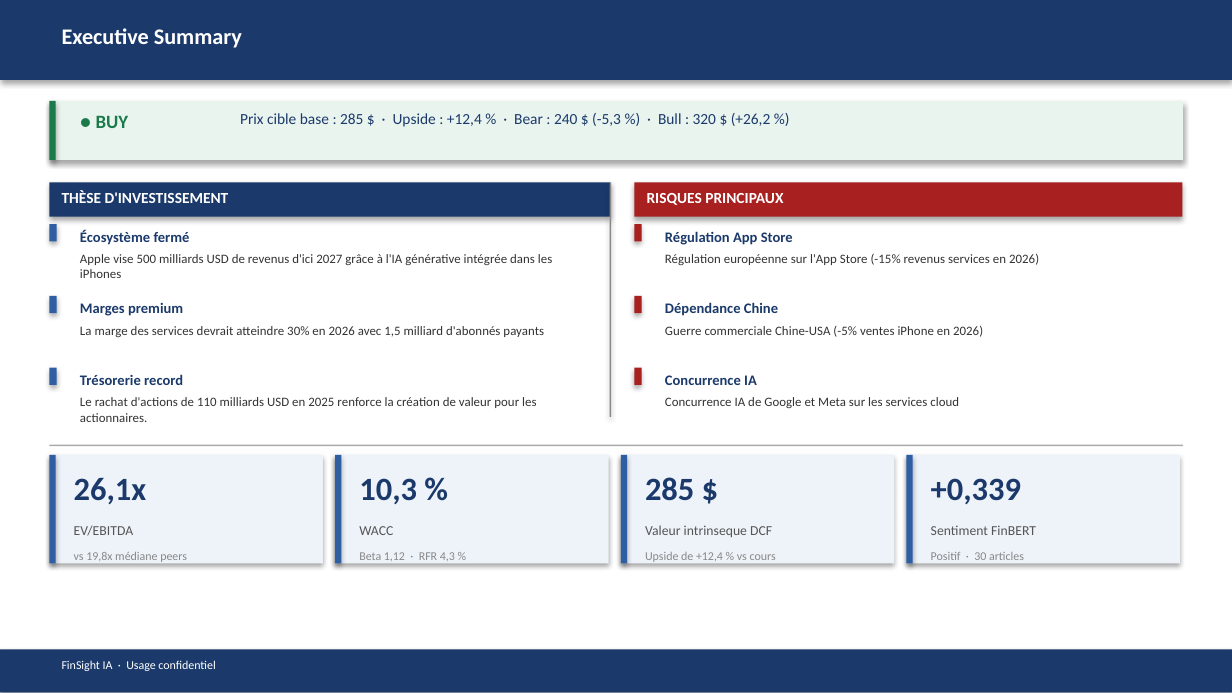
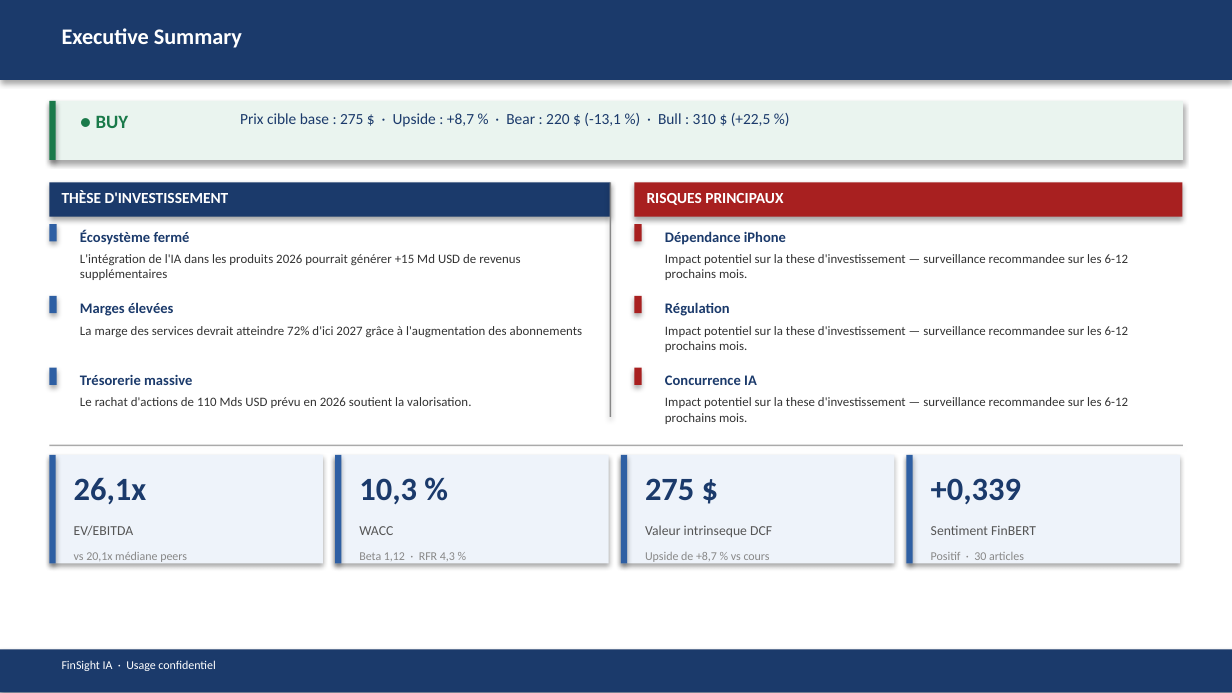
Before and after one commit to baptistejeh07-art/finsight-ia, a slide deck: slide 2 of preview/AAPL/AAPL_pitchbook.pptx. Drawn at 1232x693 pixels with LibreOffice and Linux fonts; fonts in the diff are those of the drawing. Boxes give left, top, right and bottom in pixels: in the first picture for what was removed or moved away, otherwise in the second. Text is boxed around its words. In the diff, an @@ line names an element or a change of style, - is before the commit and + after.

```diff
--- a/preview/AAPL/AAPL_pitchbook.pptx
+++ b/preview/AAPL/AAPL_pitchbook.pptx
@@ text at (x1=240, y1=113, x2=771, y2=127): text changed @@
-Prix cible base : 285 $ · Upside : +12,4 % · Bear : 240 $ (-5,3 %) · Bull : 320 $ (+26,2 %)
+Prix cible base : 275 $ · Upside : +8,7 % · Bear : 220 $ (-13,1 %) · Bull : 310 $ (+22,5 %)
@@ text at (x1=665, y1=231, x2=786, y2=245): text changed @@
-Régulation App Store
+Dépendance iPhone
@@ text at (x1=80, y1=254, x2=520, y2=280): text changed @@
-Apple vise 500 milliards USD de revenus d'ici 2027 grâce à l'IA générative intégrée dans les iPhones
+L'intégration de l'IA dans les produits 2026 pourrait générer +15 Md USD de revenus supplémentaires
@@ text at (x1=665, y1=254, x2=1129, y2=280): text changed @@
-Régulation européenne sur l'App Store (-15% revenus services en 2026)
+Impact potentiel sur la these d'investissement — surveillance recommandee sur les 6-12 prochains mois.
@@ text at (x1=80, y1=302, x2=173, y2=316): text changed @@
-Marges premium
+Marges élevées
@@ text at (x1=80, y1=326, x2=583, y2=337): text changed @@
-La marge des services devrait atteindre 30% en 2026 avec 1,5 milliard d'abonnés payants
+La marge des services devrait atteindre 72% d'ici 2027 grâce à l'augmentation des abonnements
@@ text at (x1=665, y1=302, x2=730, y2=316): text changed @@
-Dépendance Chine
+Régulation
@@ text at (x1=665, y1=326, x2=1129, y2=352): text changed @@
-Guerre commerciale Chine-USA (-5% ventes iPhone en 2026)
+Impact potentiel sur la these d'investissement — surveillance recommandee sur les 6-12 prochains mois.
@@ text at (x1=80, y1=375, x2=192, y2=385): text changed @@
-Trésorerie record
+Trésorerie massive
@@ text at (x1=80, y1=397, x2=471, y2=408): text changed @@
-Le rachat d'actions de 110 milliards USD en 2025 renforce la création de valeur pour les actionnaires.
+Le rachat d'actions de 110 Mds USD prévu en 2026 soutient la valorisation.
@@ text at (x1=665, y1=397, x2=1129, y2=424): text changed @@
-Concurrence IA de Google et Meta sur les services cloud
+Impact potentiel sur la these d'investissement — surveillance recommandee sur les 6-12 prochains mois.
@@ text at (x1=645, y1=478, x2=694, y2=500): text changed @@
-285 $
+275 $
@@ text at (x1=74, y1=552, x2=187, y2=564): text changed @@
-vs 19,8x médiane peers
+vs 20,1x médiane peers
@@ text at (x1=645, y1=552, x2=770, y2=564): text changed @@
-Upside de +12,4 % vs cours
+Upside de +8,7 % vs cours
```
Also in this commit, not shown: 14 other slides changed, 3 other files.
